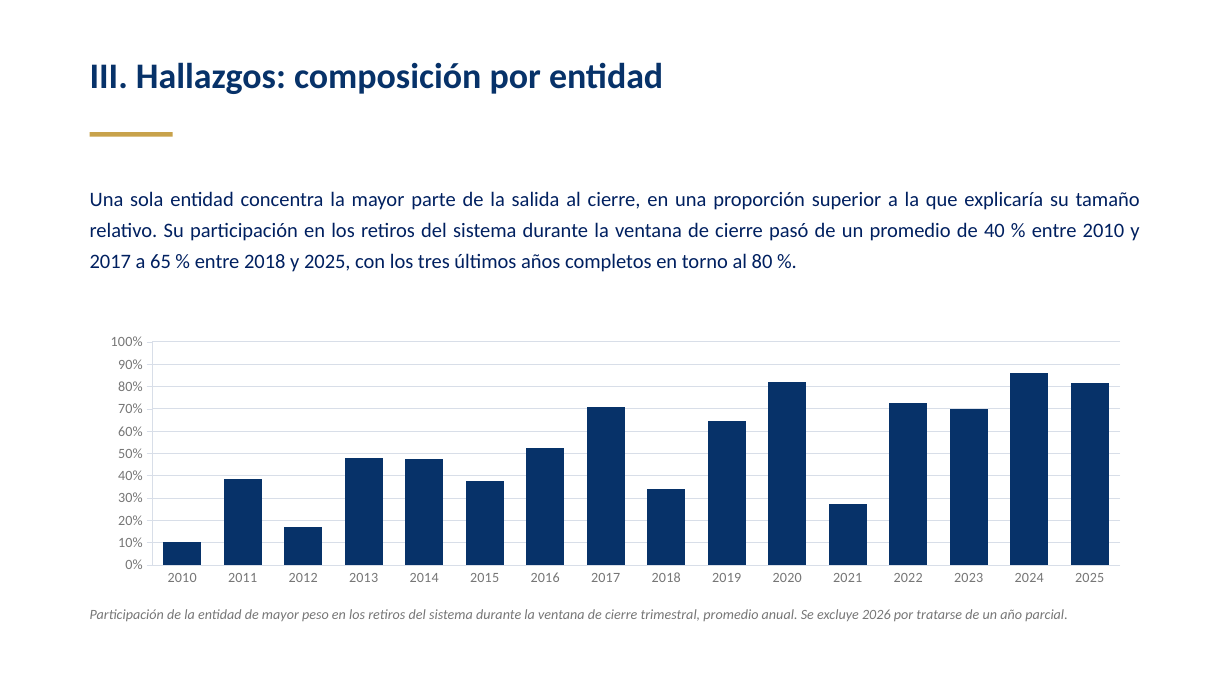
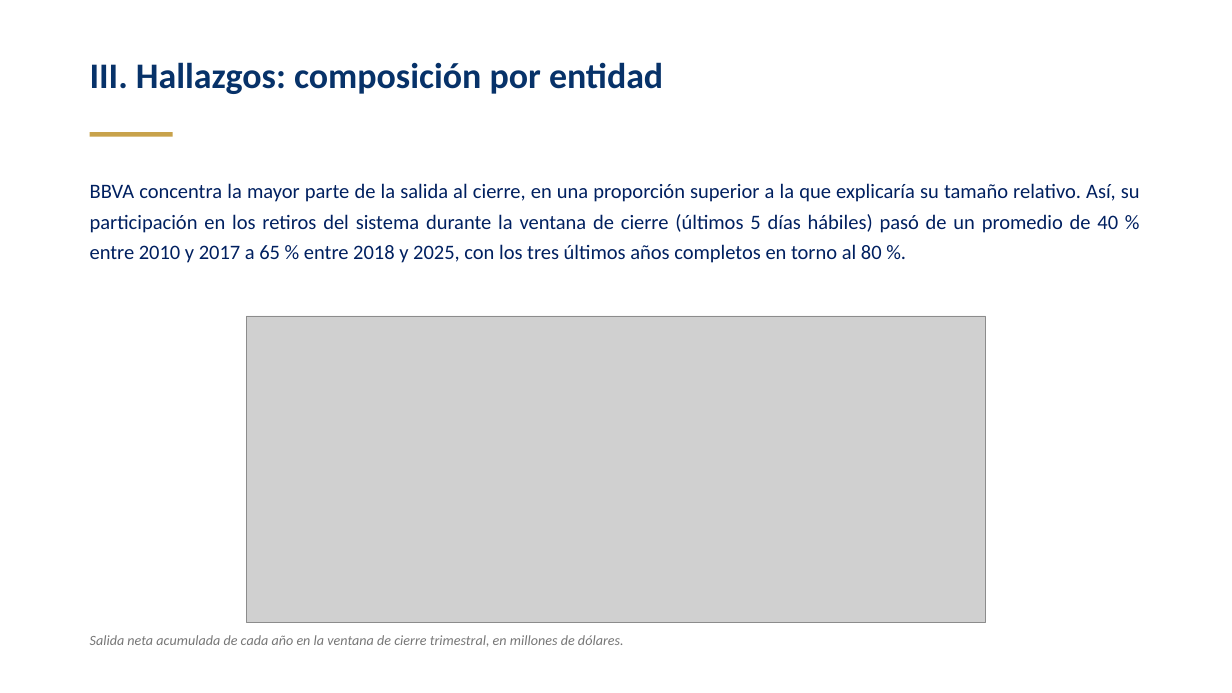
Before and after one commit to Diego2141/Sistema-Inteligente, a slide deck: slide 7 of Requerimientos_de_Liquidez.pptx (slide 6 before the commit). Drawn at 1232x693 pixels with LibreOffice and Linux fonts; fonts in the diff are those of the drawing; grey boxes stand for pictures. Boxes give left, top, right and bottom in pixels: in the first picture for what was removed or moved away, otherwise in the second. Text is boxed around its words. In the diff, an @@ line names an element or a change of style, - is before the commit and + after.

```diff
--- a/Requerimientos_de_Liquidez.pptx
+++ b/Requerimientos_de_Liquidez.pptx
@@ text at bbox=[90, 183, 1140, 263]: text changed @@
-Una sola entidad concentra la mayor parte de la salida al cierre, en una proporción superior a la que explicaría su tamaño relativo. Su participación en los retiros del sistema durante la ventana de cierre pasó de un promedio de 40 % entre 2010 y 2017 a 65 % entre 2018 y 2025, con los tres últimos años completos en torno al 80 %.
+BBVA concentra la mayor parte de la salida al cierre, en una proporción superior a la que explicaría su tamaño relativo. Así, su participación en los retiros del sistema durante la ventana de cierre (últimos 5 días hábiles) pasó de un promedio de 40 % entre 2010 y 2017 a 65 % entre 2018 y 2025, con los tres últimos años completos en torno al 80 %.
@@ column chart removed at bbox=[90, 328, 1141, 592] @@
-categories: 2010, 2011, 2012, 2013, 2014, 2015, 2016, 2017, 2018, 2019, 2020, 2021, 2022, 2023, 2024, 2025
-Series 1: 10, 39, 17, 48, 48, 38, 52, 71, 34, 65, 82, 27, 73, 70, 86, 82
@@ picture added at bbox=[247, 316, 986, 622] @@
@@ text at bbox=[90, 635, 624, 647]: text changed @@
-Participación de la entidad de mayor peso en los retiros del sistema durante la ventana de cierre trimestral, promedio anual. Se excluye 2026 por tratarse de un año parcial.
+Salida neta acumulada de cada año en la ventana de cierre trimestral, en millones de dólares.
```
Also in this commit, not shown: 3 other slides changed, 1 slide added.
